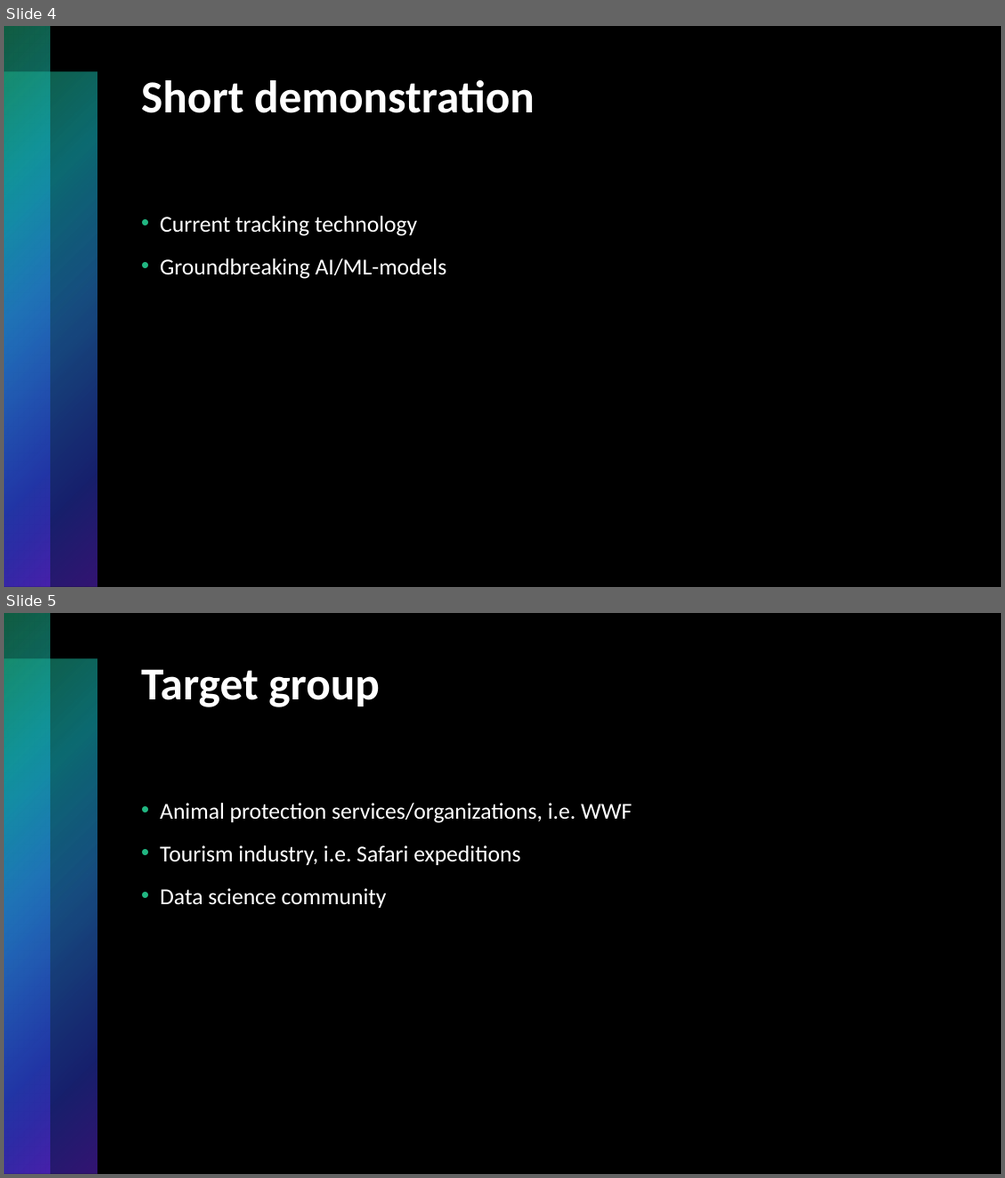
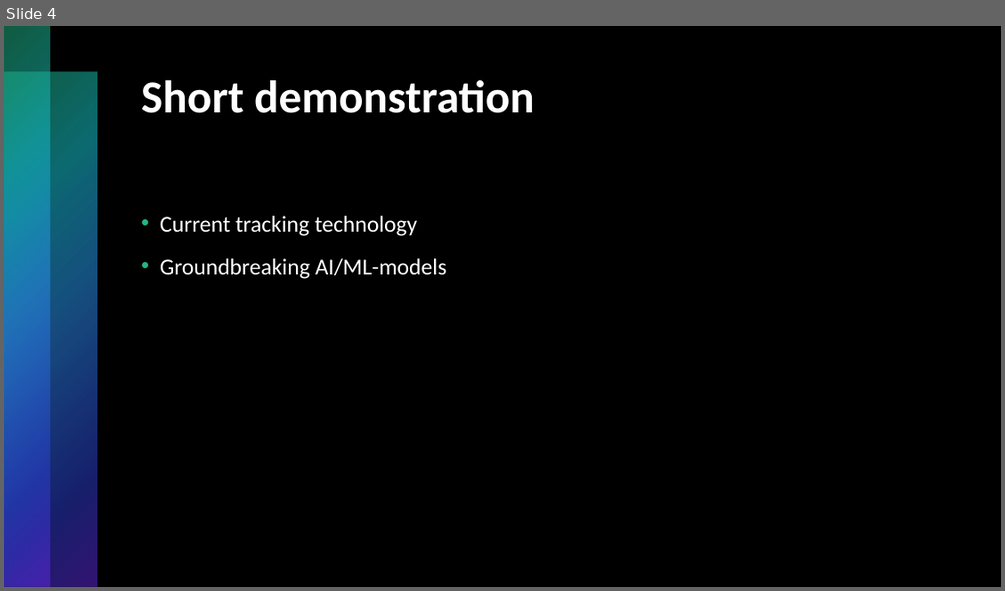
Before and after one commit to stefanlilja/pink_elephants, a slide deck: pitch.pptx. Shown one above the other, each under a label of ours: slides 4 and 5 before the commit, slide 4 after it. The pictures are 1005x1178 and 1005x591 pixels, drawn with LibreOffice and Linux fonts; fonts in the diff are those of the drawing. Boxes give left, top, right and bottom in pixels: in the first picture for what was removed or moved away, otherwise in the second. Text is boxed around its words. In the diff, an @@ line names an element or a change of style, - is before the commit and + after.

```diff
--- a/pitch.pptx
+++ b/pitch.pptx
@@ slide 5 removed at (4,613,1001,1174), background #000000; not listed: 2 template elements that a slide beside it also shows @@
@@ title removed at (141,669,380,707) @@
-Target group
@@ text removed at (160,803,631,908) @@
-• Animal protection services/organizations, i.e. WWF
-• Tourism industry, i.e. Safari expeditions
-• Data science community
```
Also in this commit, not shown: 3 slides changed, 1 slide added, 2 other slides removed.
